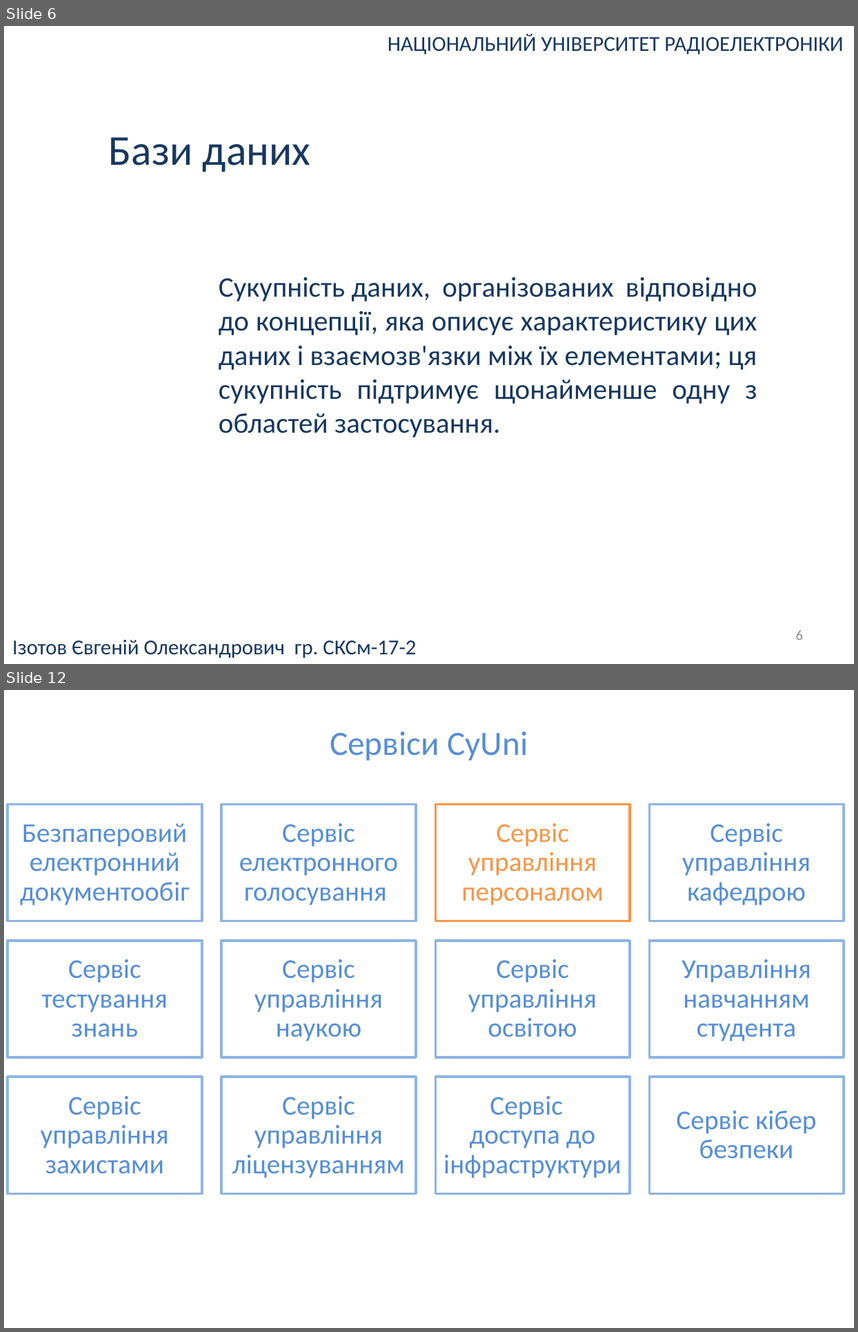
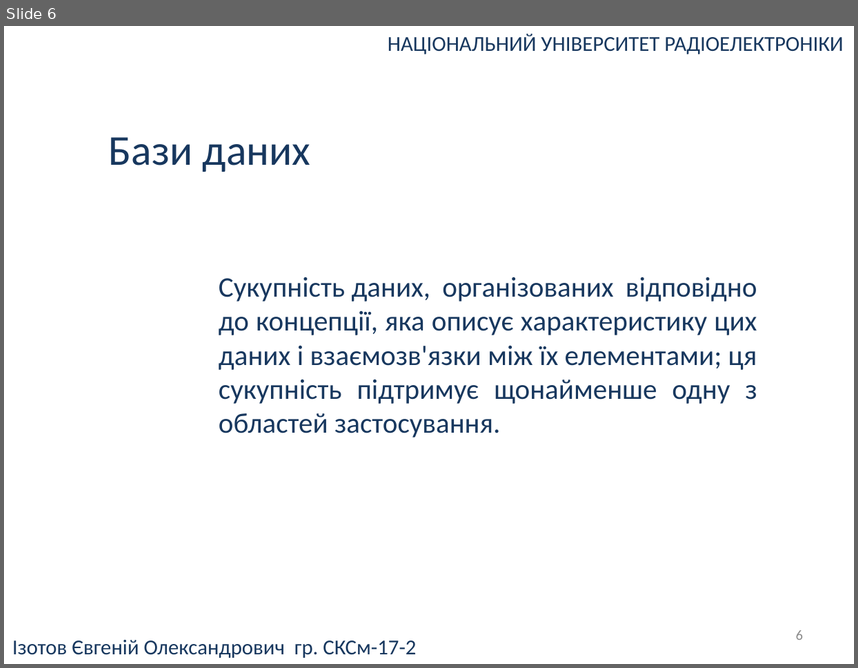
Before and after one commit to UdgineIzotov/diplom-doc, a slide deck: root/Презентация.pptx. Shown one above the other, each under a label of ours: slides 6 and 12 before the commit, slide 6 after it; the slides between them are not shown. The pictures are 858x1332 and 858x668 pixels, drawn with LibreOffice and Linux fonts; fonts in the diff are those of the drawing. Boxes give left, top, right and bottom in pixels: in the first picture for what was removed or moved away, otherwise in the second. Text is boxed around its words. In the diff, an @@ line names an element or a change of style, - is before the commit and + after.

```diff
--- a/root/Презентация.pptx
+++ b/root/Презентация.pptx
@@ slide 12 removed at (x1=4, y1=690, x2=854, y2=1328), background #FFFFFF @@
@@ title removed at (x1=330, y1=731, x2=528, y2=760) @@
-Сервіси CyUni
@@ group removed at (x1=7, y1=804, x2=844, y2=1193): 12 rectangles, 12 texts @@
-Безпаперовий електронний документообіг
-Сервіс електронного голосування
-Сервіс управління персоналом
-Сервіс управління кафедрою
-Сервіс тестування знань
-Сервіс управління наукою
-Сервіс управління освітою
-Управління навчанням студента
-Сервіс управління захистами
-Сервіс управління ліцензуванням
-Сервіс доступа до інфраструктури
-Сервіс кібер безпеки
```
Also in this commit, not shown: 4 slides changed, 7 slides added, 1 other slide removed, 2 other files.
